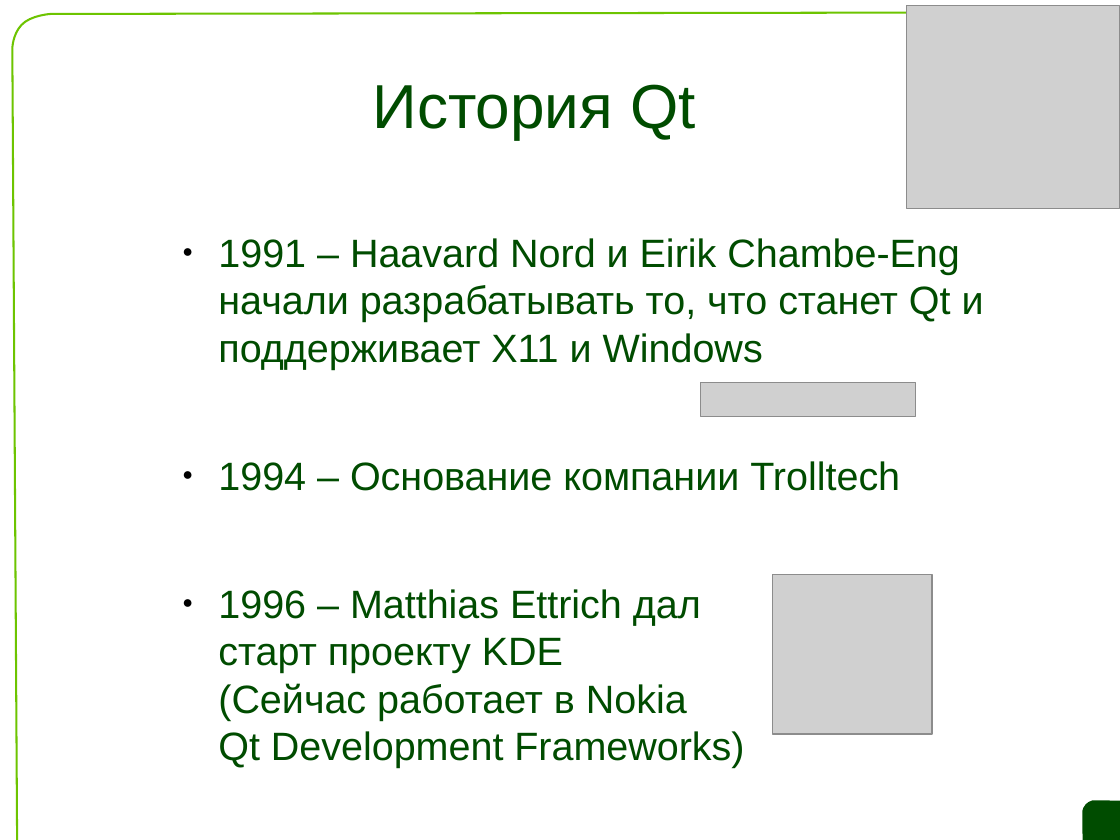
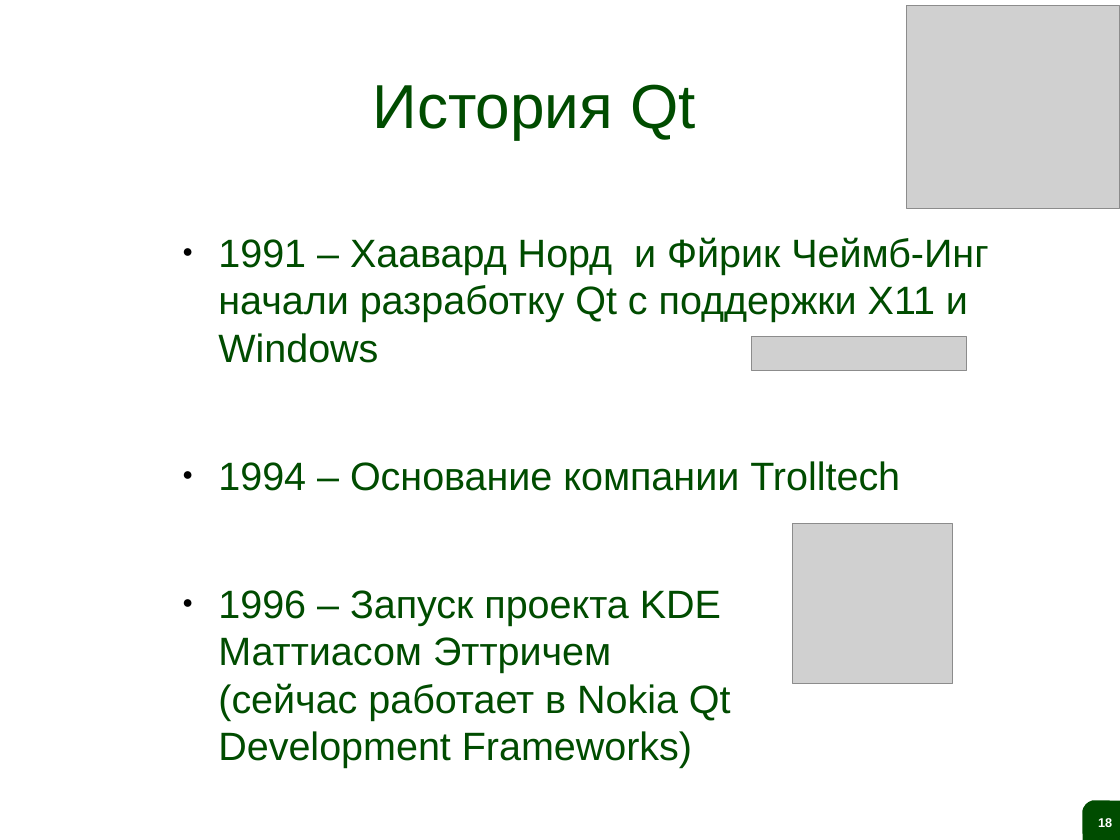
Before and after one commit to saa/qecm, a slide deck: slide 18 of Lectures and Exercises/L01 - The ideas behind Qt and a live demo/L1 Slides.odp. Drawn at 1120x840 pixels with LibreOffice and Linux fonts; fonts in the diff are those of the drawing; grey boxes stand for pictures; background and template pictures are left out. Boxes give left, top, right and bottom in pixels: in the first picture for what was removed or moved away, otherwise in the second. Text is boxed around its words. In the diff, an @@ line names an element or a change of style, - is before the commit and + after.

```diff
--- a/Lectures and Exercises/L01 - The ideas behind Qt and a live demo/L1 Slides.odp
+++ b/Lectures and Exercises/L01 - The ideas behind Qt and a live demo/L1 Slides.odp
@@ freeform shape removed at (12, 12, 1120, 840) @@
@@ text at (218, 237, 988, 363): text changed @@
-● 1991 – Haavard Nord и Eirik Chambe-Eng начали разрабатывать то, что станет Qt и поддерживает X11 и Windows
+● 1991 – Хаавард Норд и Фйрик Чеймб-Инг начали разработку Qt с поддержки X11 и Windows
@@ picture: place and size @@
-picture at (701, 383, 916, 417)
+picture at (752, 337, 967, 371)
@@ picture: place and size @@
-picture at (772, 574, 932, 734)
+picture at (793, 523, 952, 683)
@@ text at (218, 590, 731, 768): text changed @@
-● 1996 – Matthias Ettrich дал старт проекту KDE
-  (Сейчас работает в Nokia Qt Development Frameworks)
+● 1996 – Запуск проекта KDE
+  Маттиасом Эттричем
+  (сейчас работает в Nokia Qt
+  Development Frameworks)
@@ freeform shape removed at (1082, 801, 1120, 840) @@
@@ page number added at (1082, 801, 1120, 840), fill #004C00, 9 pt, text #FFFFFF, bold @@
+18
```
Also in this commit, not shown: 29 other slides changed, 1 slide added, 1 slide removed, 1 other file.
